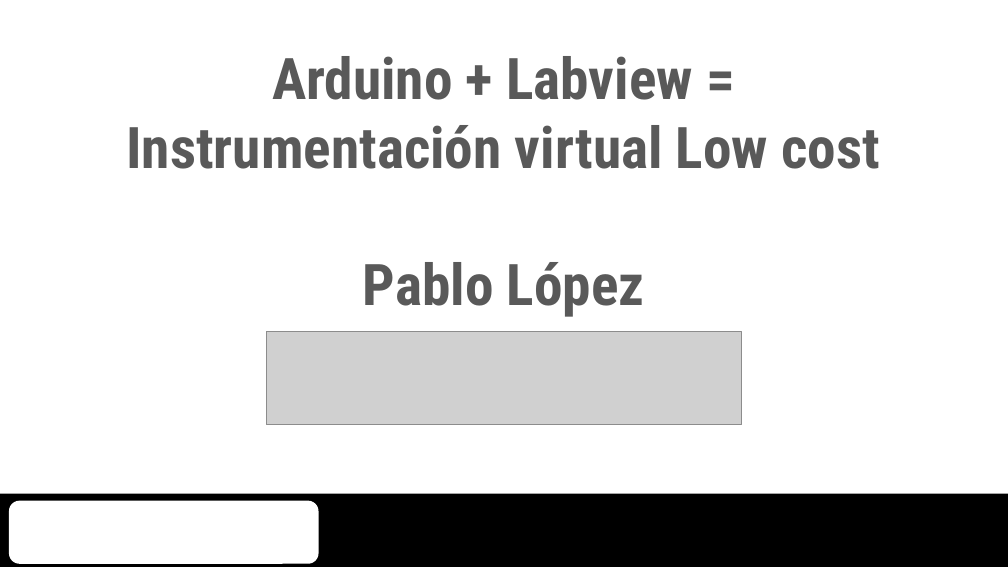
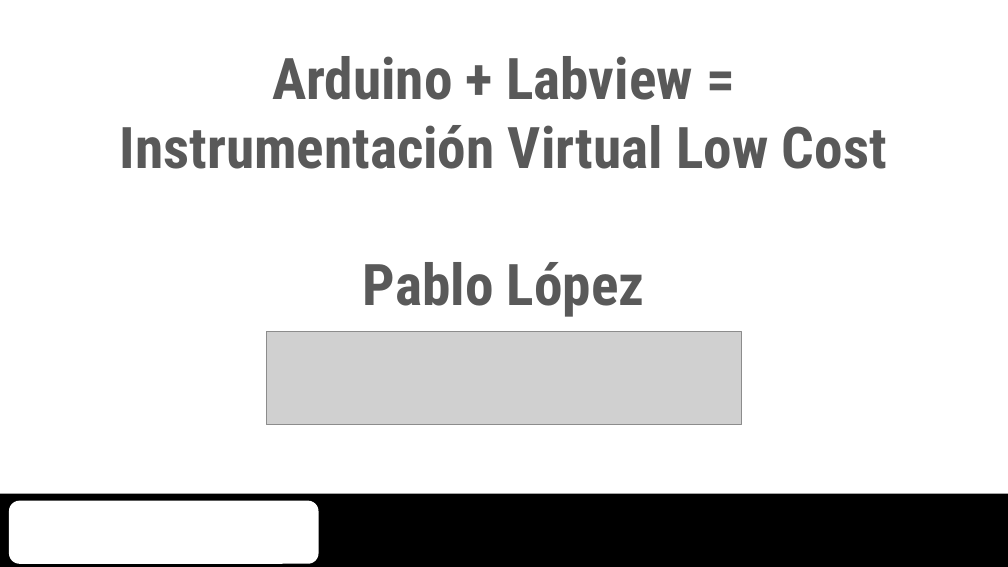
Before and after one commit to PabloJLM/LV_ESP32, a slide deck: slide 1 of Demo Arduino day/LV_ESP32.pptx. Drawn at 1008x567 pixels with LibreOffice and Linux fonts; fonts in the diff are those of the drawing; grey boxes stand for pictures; background and template pictures are left out. Boxes give left, top, right and bottom in pixels: in the first picture for what was removed or moved away, otherwise in the second. Text is boxed around its words. In the diff, an @@ line names an element or a change of style, - is before the commit and + after.

Commit message:
listo arduino day

```diff
--- a/Demo Arduino day/LV_ESP32.pptx
+++ b/Demo Arduino day/LV_ESP32.pptx
@@ text at <box>120,56,887,317</box>: text changed @@
-Arduino + Labview = Instrumentación virtual Low cost
-Pablo López
+Arduino + Labview = Instrumentación Virtual Low Cost
+Pablo López
```
Also in this commit, not shown: 1 other slide changed, 8 other files.
